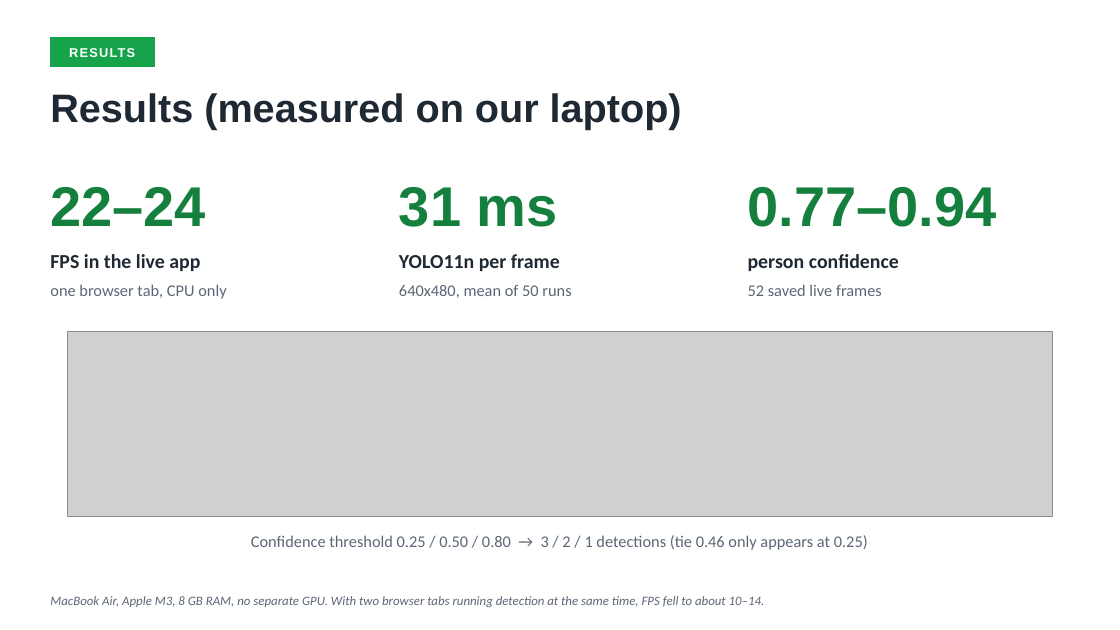
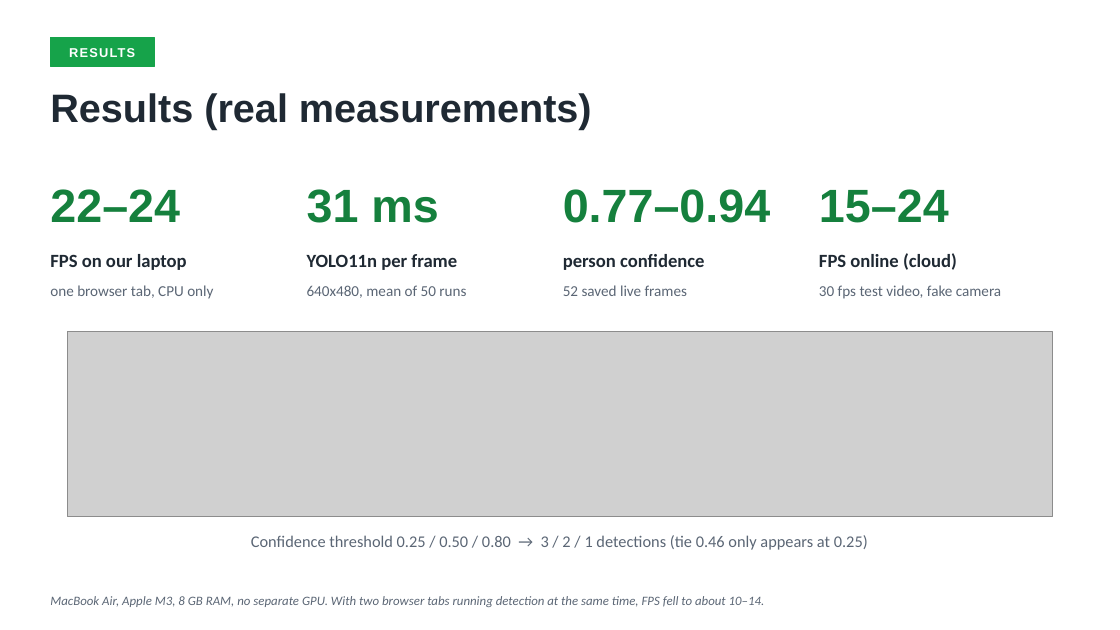
Before and after one commit to smitthakkar11/Real-Time-Object-Detection-YOLO, a slide deck: slide 11 of presentation/project_presentation.pptx. Drawn at 1120x630 pixels with LibreOffice and Linux fonts; fonts in the diff are those of the drawing; grey boxes stand for pictures. Boxes give left, top, right and bottom in pixels: in the first picture for what was removed or moved away, otherwise in the second. Text is boxed around its words. In the diff, an @@ line names an element or a change of style, - is before the commit and + after.

```diff
--- a/presentation/project_presentation.pptx
+++ b/presentation/project_presentation.pptx
@@ text at (x1=50, y1=93, x2=592, y2=130): text changed @@
-Results (measured on our laptop)
+Results (real measurements)
@@ text "31 ms" moved from (x1=399, y1=187, x2=558, y2=227) to (x1=307, y1=189, x2=438, y2=223) @@
@@ size 48 to 40 pt in 3 elements at (x1=50, y1=189, x2=180, y2=222), (x1=307, y1=189, x2=438, y2=223), (x1=563, y1=189, x2=770, y2=223) @@
@@ text "0.77–0.94" moved from (x1=748, y1=187, x2=997, y2=227) to (x1=563, y1=189, x2=770, y2=223) @@
@@ text added at (x1=819, y1=189, x2=949, y2=223), 40 pt, text #15803D, bold @@
+15–24
@@ text removed at (x1=50, y1=254, x2=200, y2=271) @@
-FPS in the live app
@@ text added at (x1=50, y1=254, x2=187, y2=270), 16 pt, text #1F2933, bold @@
+FPS on our laptop
@@ text "YOLO11n per frame" moved from (x1=399, y1=254, x2=560, y2=271) to (x1=307, y1=254, x2=457, y2=270) @@
@@ text "YOLO11n per frame" at (x1=307, y1=254, x2=457, y2=270): size 17 to 16 pt @@
@@ text "person confidence" at (x1=563, y1=254, x2=704, y2=270): size 17 to 16 pt @@
@@ text "person confidence" moved from (x1=748, y1=254, x2=899, y2=271) to (x1=563, y1=254, x2=704, y2=270) @@
@@ text added at (x1=819, y1=253, x2=957, y2=270), 16 pt, text #1F2933, bold @@
+FPS online (cloud)
@@ text "640x480, mean of 50 runs" moved from (x1=399, y1=285, x2=571, y2=298) to (x1=307, y1=285, x2=466, y2=298) @@
@@ size 14 to 13 pt in 3 elements at (x1=50, y1=285, x2=213, y2=299), (x1=307, y1=285, x2=466, y2=298), (x1=563, y1=285, x2=687, y2=296) @@
@@ text "52 saved live frames" moved from (x1=748, y1=284, x2=882, y2=296) to (x1=563, y1=285, x2=687, y2=296) @@
@@ text added at (x1=819, y1=285, x2=1001, y2=299), 13 pt, text #5B6675 @@
+30 fps test video, fake camera
```
Also in this commit, not shown: 6 other slides changed, 5 other files.
